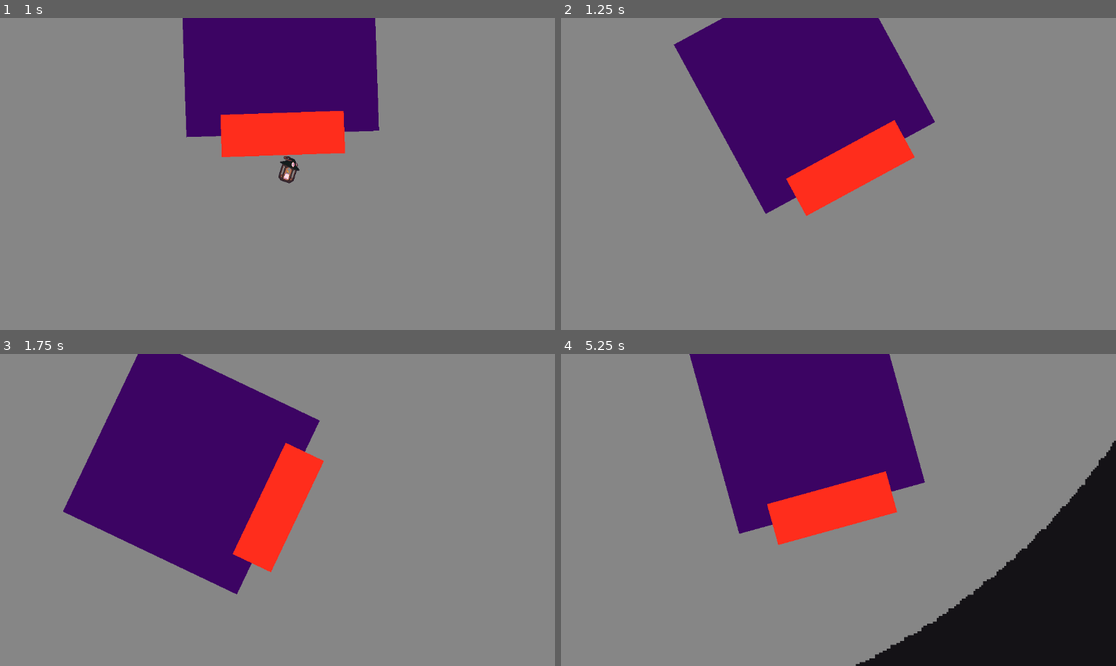
Above: before the commit, frames 1-4 (two rows, left to right).
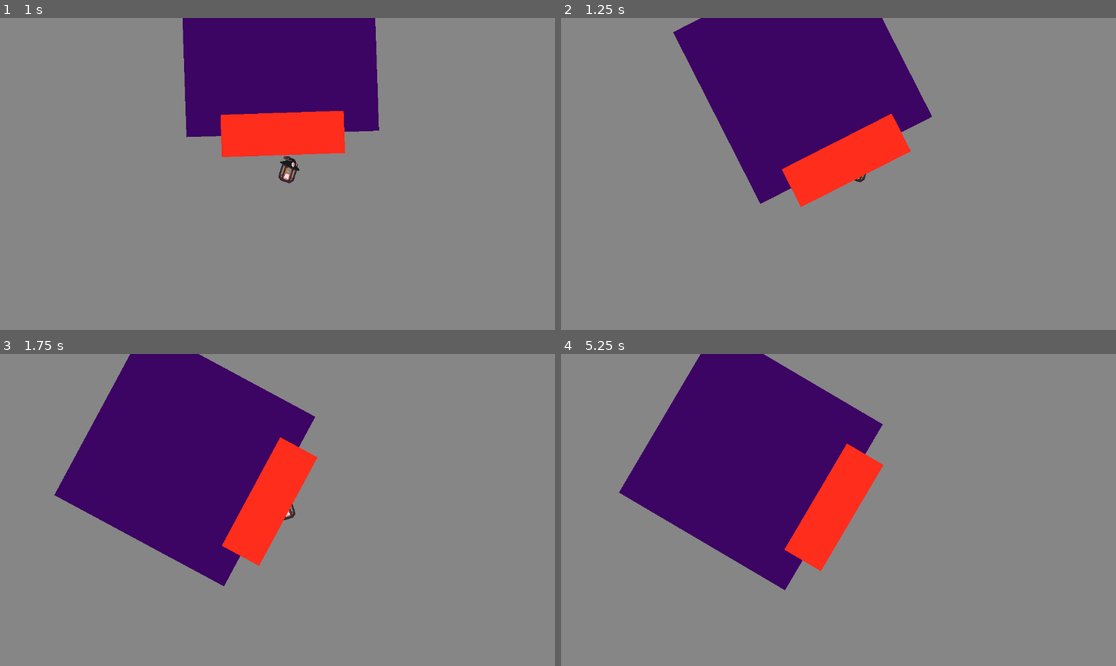
Above: after the commit, the same moments.

Repository: Dcarreon/ps15-jam-wizard-game
Game: Godot game, scene res://scenes/game.tscn
The game is run twice, just before and just after one commit, with the same random seed, the same clock (stepped at 60 frames per second) and the same inputs.
Inputs (mouse positions are in pixels of both pictures, inside the frame that each line leads up to):
- Up to frame 1 (1 s): tap Enter (ui_accept) at 0.5, 0.77 s; move the mouse to (399, 158) at 0.52 s
- Up to frame 2 (1.25 s): no input
- Up to frame 3 (1.75 s): move the mouse to (166, 525) at 1.27 s; tap Enter (ui_accept) at 1.52 s
- Up to frame 4 (5.25 s): move the mouse to (894, 441) at 2.02 s; move the mouse to (810, 572) at 2.77 s; tap Enter (ui_accept) at 3.02, 3.77, 4.52 s; move the mouse to (1005, 556) at 3.52 s; move the mouse to (672, 463) at 4.27 s; move the mouse to (866, 510) at 5.02 s

Frame 1 is identical in both runs. In frame 2, 2.4% of the frame differs, in the area x 20-68%, y 0-64%; in frame 3, 4.2%; in frame 4, 30%, in the area x 10-100%, y 0-100%.

Commit message:
target desired distance from enemy follow state better calculation

Diff:
--- a/scripts/enemy/enemy_follow_state.gd
+++ b/scripts/enemy/enemy_follow_state.gd
@@ -61,7 +61,10 @@
 		navigation_agent.target_position = actor.target.global_position
 
 func _enter_state() -> void:
-	navigation_agent.target_desired_distance = actor.collision.shape.radius + actor.target.collision_object.shape.radius * 8
+	var actor_radius = actor.collision.shape.radius * actor.scale.x
+	var target_radius = actor.target.collision_object.shape.radius * actor.target.scale.x
+	navigation_agent.target_desired_distance = actor_radius + target_radius + 20
+
 	#print(navigation_agent.target_desired_distance)
 	navigation_agent.max_speed = actor.max_speed
 	target_lost_timer = 0
--- a/scripts/enemy/enemy_wander_state.gd
+++ b/scripts/enemy/enemy_wander_state.gd
@@ -3,12 +3,10 @@
 signal found_target
 
 @export var actor : Enemy
-@export var change_direction_time : float = 1.0
 @onready var ray_cast : RayCast2D = $"../../RayCast2D"
 @onready var navigation_agent: NavigationAgent2D = $"../../NavigationAgent2D"
 
 var collision : KinematicCollision2D
-var direction_timer = 0
 var first_execution = true
 # Called when the node enters the scene tree for the first time.
 func _ready() -> void:
@@ -19,8 +17,11 @@
 	collision = actor.move_and_collide(actor.velocity * delta)
 
 func _physics_process(_delta: float) -> void:
-	#direction_timer += delta
 	target_setup()
+	# warning fix
+	if first_execution:
+		first_execution = false
+		return
 
 	var current_agent_position = ray_cast.global_position
 	var next_path_position = navigation_agent.get_next_path_position()
@@ -31,14 +32,14 @@
 	else:
 		actor.velocity = _on_velocity_computed(new_velocity)
 
-	if actor.sense_target() and not first_execution:
+	if actor.sense_target():
 		navigation_agent.target_position = actor.target.global_position
 		if navigation_agent.is_target_reachable():
 			found_target.emit()
-	first_execution = false
 	#print_debug("wandering")
 
 func _enter_state() -> void:
+	navigation_agent.target_desired_distance = 100
 	actor.velocity = Vector2.ZERO
 	ray_cast.set_enabled(true)
 	navigation_agent.connect("velocity_computed", Callable(self, "_on_velocity_computed"))
@@ -58,7 +59,6 @@
 
 func target_setup():
 	await get_tree().physics_frame
-	navigation_agent.target_desired_distance = 100
 	navigation_agent.target_position = actor.origin
 
 func _on_velocity_computed(safe_velocity):
